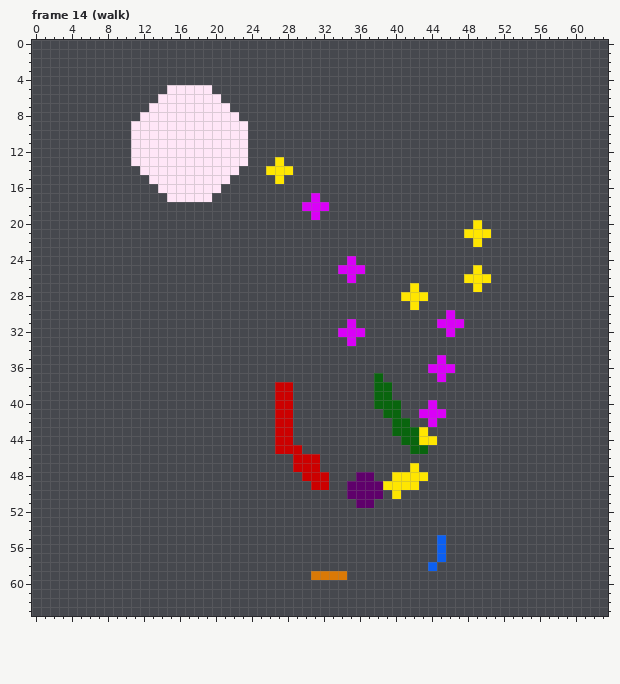
Edited in one commit: pixel-art file (Art/Sprites/flor-malvada.ase). The picture above was drawn from the file before the commit.
64x64 pixels, 16 frames. Shown: frame 14 (walk). The commit also changed other frames, which this record leaves out.
Once edited:
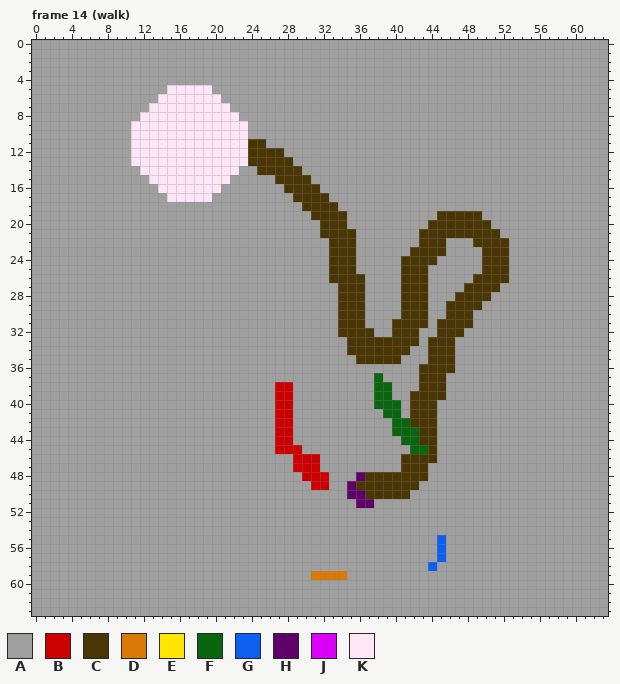
Palette (. is transparent): A #9f9f9f  B #cc0000  C #4a3504  D #da7906  E #ffe601  F #09650e  G #0c5ff0  H #5f006b  J #da00f7  K #ffe6f7
Log entry: 🎨 linha guia da coluna da florzinha
The exact change:
layer "Background" now shown
layer "tronco" added
layer "bolinhas/bolinhas" now hidden
layer "bolinhas/bolinhas 2" now hidden
layer "bolinhas/bolinhas 3" now hidden
layer "bolinhas/bolinhas 4" now hidden
layer "bolinhas/bolinhas 5" now hidden
Changed rows in their new state; - is an unchanged pixel.
Frame 14 (walk):
first column x 0:
 0 AAAAAAAAAAAAAAAAAAAAAAAAAAAAAAAAAAAAAAAAAAAAAAAAAAAAAAAAAAAAAAAA
 1 AAAAAAAAAAAAAAAAAAAAAAAAAAAAAAAAAAAAAAAAAAAAAAAAAAAAAAAAAAAAAAAA
 2 AAAAAAAAAAAAAAAAAAAAAAAAAAAAAAAAAAAAAAAAAAAAAAAAAAAAAAAAAAAAAAAA
 3 AAAAAAAAAAAAAAAAAAAAAAAAAAAAAAAAAAAAAAAAAAAAAAAAAAAAAAAAAAAAAAAA
 4 AAAAAAAAAAAAAAAAAAAAAAAAAAAAAAAAAAAAAAAAAAAAAAAAAAAAAAAAAAAAAAAA
 5 AAAAAAAAAAAAAAA-----AAAAAAAAAAAAAAAAAAAAAAAAAAAAAAAAAAAAAAAAAAAA
 6 AAAAAAAAAAAAAA-------AAAAAAAAAAAAAAAAAAAAAAAAAAAAAAAAAAAAAAAAAAA
 7 AAAAAAAAAAAAA---------AAAAAAAAAAAAAAAAAAAAAAAAAAAAAAAAAAAAAAAAAA
 8 AAAAAAAAAAAA-----------AAAAAAAAAAAAAAAAAAAAAAAAAAAAAAAAAAAAAAAAA
 9 AAAAAAAAAAA-------------AAAAAAAAAAAAAAAAAAAAAAAAAAAAAAAAAAAAAAAA
10 AAAAAAAAAAA-------------AAAAAAAAAAAAAAAAAAAAAAAAAAAAAAAAAAAAAAAA
11 AAAAAAAAAAA-------------CCAAAAAAAAAAAAAAAAAAAAAAAAAAAAAAAAAAAAAA
12 AAAAAAAAAAA-------------CCCCAAAAAAAAAAAAAAAAAAAAAAAAAAAAAAAAAAAA
13 AAAAAAAAAAA-------------CCCCCAAAAAAAAAAAAAAAAAAAAAAAAAAAAAAAAAAA
14 AAAAAAAAAAAA-----------AACCCCCAAAAAAAAAAAAAAAAAAAAAAAAAAAAAAAAAA
15 AAAAAAAAAAAAA---------AAAAACCCCAAAAAAAAAAAAAAAAAAAAAAAAAAAAAAAAA
16 AAAAAAAAAAAAAA-------AAAAAAACCCCAAAAAAAAAAAAAAAAAAAAAAAAAAAAAAAA
17 AAAAAAAAAAAAAAA-----AAAAAAAAACCCCAAAAAAAAAAAAAAAAAAAAAAAAAAAAAAA
18 AAAAAAAAAAAAAAAAAAAAAAAAAAAAAACCCCAAAAAAAAAAAAAAAAAAAAAAAAAAAAAA
19 AAAAAAAAAAAAAAAAAAAAAAAAAAAAAAACCCCAAAAAAAAAACCCCCAAAAAAAAAAAAAA
20 AAAAAAAAAAAAAAAAAAAAAAAAAAAAAAAACCCAAAAAAAAACCCCCCCAAAAAAAAAAAAA
21 AAAAAAAAAAAAAAAAAAAAAAAAAAAAAAAACCCCAAAAAAACCCCCCCCCAAAAAAAAAAAA
22 AAAAAAAAAAAAAAAAAAAAAAAAAAAAAAAAACCCAAAAAAACCCAAACCCCAAAAAAAAAAA
23 AAAAAAAAAAAAAAAAAAAAAAAAAAAAAAAAACCCAAAAAACCCCAAAACCCAAAAAAAAAAA
24 AAAAAAAAAAAAAAAAAAAAAAAAAAAAAAAAACCCAAAAACCCCAAAAACCCAAAAAAAAAAA
25 AAAAAAAAAAAAAAAAAAAAAAAAAAAAAAAAACCCAAAAACCCAAAAAACCCAAAAAAAAAAA
26 AAAAAAAAAAAAAAAAAAAAAAAAAAAAAAAAACCCCAAAACCCAAAAACCCCAAAAAAAAAAA
27 AAAAAAAAAAAAAAAAAAAAAAAAAAAAAAAAAACCCAAAACCCAAAACCCCAAAAAAAAAAAA
28 AAAAAAAAAAAAAAAAAAAAAAAAAAAAAAAAAACCCAAAACCCAAACCCCAAAAAAAAAAAAA
29 AAAAAAAAAAAAAAAAAAAAAAAAAAAAAAAAAACCCAAAACCCAACCCCAAAAAAAAAAAAAA
30 AAAAAAAAAAAAAAAAAAAAAAAAAAAAAAAAAACCCAAAACCCAACCCAAAAAAAAAAAAAAA
31 AAAAAAAAAAAAAAAAAAAAAAAAAAAAAAAAAACCCAAACCCCACCCCAAAAAAAAAAAAAAA
32 AAAAAAAAAAAAAAAAAAAAAAAAAAAAAAAAAACCCCAACCCAACCCAAAAAAAAAAAAAAAA
33 AAAAAAAAAAAAAAAAAAAAAAAAAAAAAAAAAAACCCCCCCCACCCAAAAAAAAAAAAAAAAA
34 AAAAAAAAAAAAAAAAAAAAAAAAAAAAAAAAAAACCCCCCCAACCCAAAAAAAAAAAAAAAAA
35 AAAAAAAAAAAAAAAAAAAAAAAAAAAAAAAAAAAACCCCCAAACCCAAAAAAAAAAAAAAAAA
36 AAAAAAAAAAAAAAAAAAAAAAAAAAAAAAAAAAAAAAAAAAACCCCAAAAAAAAAAAAAAAAA
37 AAAAAAAAAAAAAAAAAAAAAAAAAAAAAAAAAAAAAA-AAAACCCAAAAAAAAAAAAAAAAAA
38 AAAAAAAAAAAAAAAAAAAAAAAAAAA--AAAAAAAAA--AAACCCAAAAAAAAAAAAAAAAAA
39 AAAAAAAAAAAAAAAAAAAAAAAAAAA--AAAAAAAAA--AACCCCAAAAAAAAAAAAAAAAAA
40 AAAAAAAAAAAAAAAAAAAAAAAAAAA--AAAAAAAAA---ACCCAAAAAAAAAAAAAAAAAAA
41 AAAAAAAAAAAAAAAAAAAAAAAAAAA--AAAAAAAAAA--ACCCAAAAAAAAAAAAAAAAAAA
42 AAAAAAAAAAAAAAAAAAAAAAAAAAA--AAAAAAAAAAA--CCCAAAAAAAAAAAAAAAAAAA
43 AAAAAAAAAAAAAAAAAAAAAAAAAAA--AAAAAAAAAAA---CCAAAAAAAAAAAAAAAAAAA
44 AAAAAAAAAAAAAAAAAAAAAAAAAAA--AAAAAAAAAAAA--CCAAAAAAAAAAAAAAAAAAA
45 AAAAAAAAAAAAAAAAAAAAAAAAAAA---AAAAAAAAAAAA--CAAAAAAAAAAAAAAAAAAA
46 AAAAAAAAAAAAAAAAAAAAAAAAAAAAA---AAAAAAAAACCCCAAAAAAAAAAAAAAAAAAA
47 AAAAAAAAAAAAAAAAAAAAAAAAAAAAA---AAAAAAAAACCCAAAAAAAAAAAAAAAAAAAA
48 AAAAAAAAAAAAAAAAAAAAAAAAAAAAAA---AAA-CCCCCCCAAAAAAAAAAAAAAAAAAAA
49 AAAAAAAAAAAAAAAAAAAAAAAAAAAAAAA--AA-CCCCCCCAAAAAAAAAAAAAAAAAAAAA
50 AAAAAAAAAAAAAAAAAAAAAAAAAAAAAAAAAAA--CCCCCAAAAAAAAAAAAAAAAAAAAAA
51 AAAAAAAAAAAAAAAAAAAAAAAAAAAAAAAAAAAA--AAAAAAAAAAAAAAAAAAAAAAAAAA
52 AAAAAAAAAAAAAAAAAAAAAAAAAAAAAAAAAAAAAAAAAAAAAAAAAAAAAAAAAAAAAAAA
53 AAAAAAAAAAAAAAAAAAAAAAAAAAAAAAAAAAAAAAAAAAAAAAAAAAAAAAAAAAAAAAAA
54 AAAAAAAAAAAAAAAAAAAAAAAAAAAAAAAAAAAAAAAAAAAAAAAAAAAAAAAAAAAAAAAA
55 AAAAAAAAAAAAAAAAAAAAAAAAAAAAAAAAAAAAAAAAAAAAA-AAAAAAAAAAAAAAAAAA
56 AAAAAAAAAAAAAAAAAAAAAAAAAAAAAAAAAAAAAAAAAAAAA-AAAAAAAAAAAAAAAAAA
57 AAAAAAAAAAAAAAAAAAAAAAAAAAAAAAAAAAAAAAAAAAAAA-AAAAAAAAAAAAAAAAAA
58 AAAAAAAAAAAAAAAAAAAAAAAAAAAAAAAAAAAAAAAAAAAA-AAAAAAAAAAAAAAAAAAA
59 AAAAAAAAAAAAAAAAAAAAAAAAAAAAAAA----AAAAAAAAAAAAAAAAAAAAAAAAAAAAA
60 AAAAAAAAAAAAAAAAAAAAAAAAAAAAAAAAAAAAAAAAAAAAAAAAAAAAAAAAAAAAAAAA
61 AAAAAAAAAAAAAAAAAAAAAAAAAAAAAAAAAAAAAAAAAAAAAAAAAAAAAAAAAAAAAAAA
62 AAAAAAAAAAAAAAAAAAAAAAAAAAAAAAAAAAAAAAAAAAAAAAAAAAAAAAAAAAAAAAAA
63 AAAAAAAAAAAAAAAAAAAAAAAAAAAAAAAAAAAAAAAAAAAAAAAAAAAAAAAAAAAAAAAA
